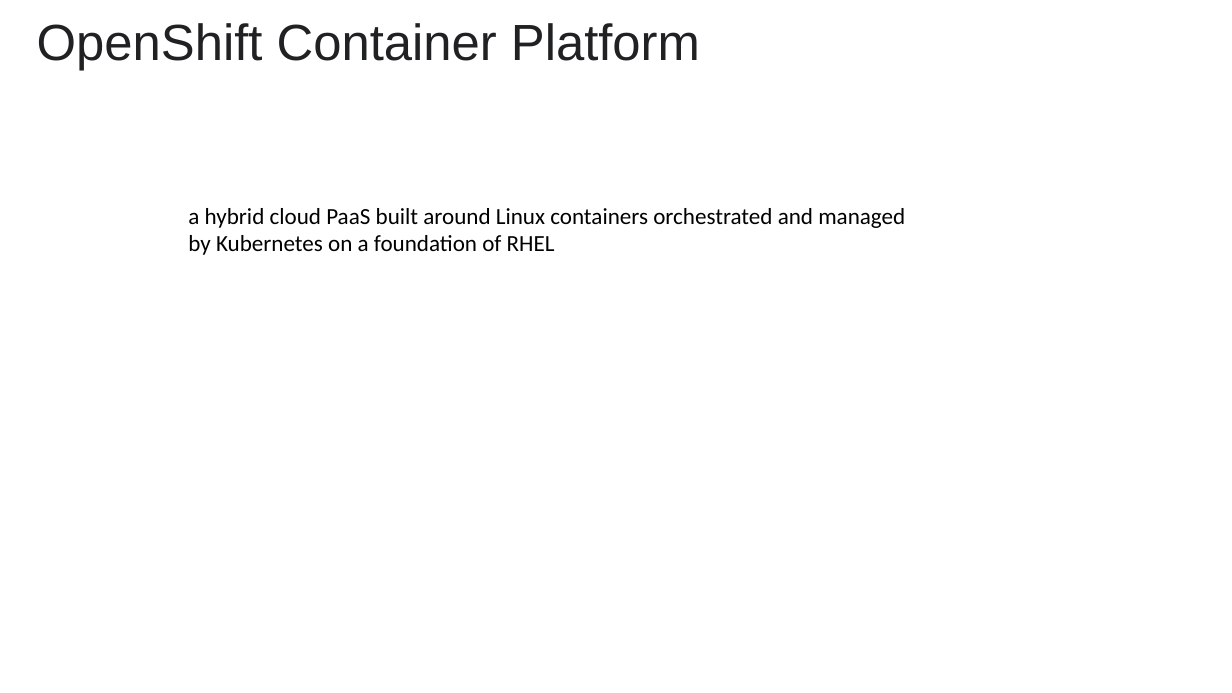
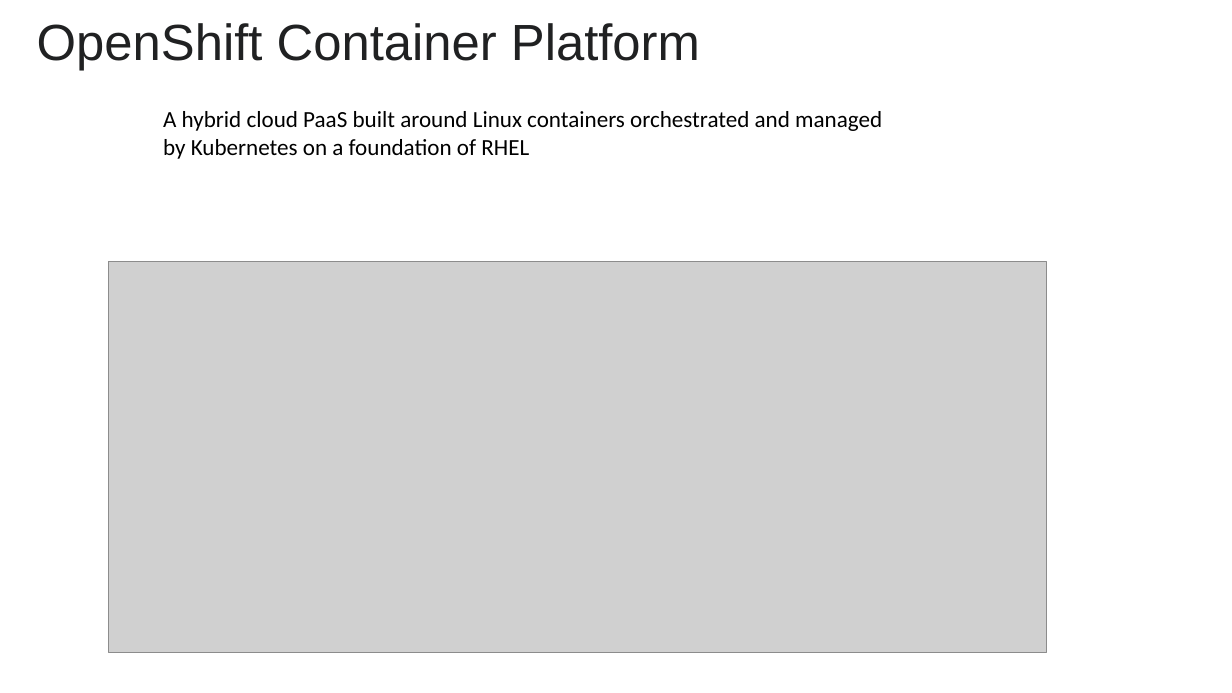
Before and after one commit to as6485/technology, a slide deck: slide 39 of Cloud.pptx. Drawn at 1232x693 pixels with LibreOffice and Linux fonts; fonts in the diff are those of the drawing; grey boxes stand for pictures. Boxes give left, top, right and bottom in pixels: in the first picture for what was removed or moved away, otherwise in the second. Text is boxed around its words. In the diff, an @@ line names an element or a change of style, - is before the commit and + after.

```diff
--- a/Cloud.pptx
+++ b/Cloud.pptx
@@ text at [163,111,882,159]: text changed @@
-a hybrid cloud PaaS built around Linux containers orchestrated and managed by Kubernetes on a foundation of RHEL
+A hybrid cloud PaaS built around Linux containers orchestrated and managed by Kubernetes on a foundation of RHEL
@@ picture added at [109,262,1046,653] @@
```
Also in this commit, not shown: 1 other file.
